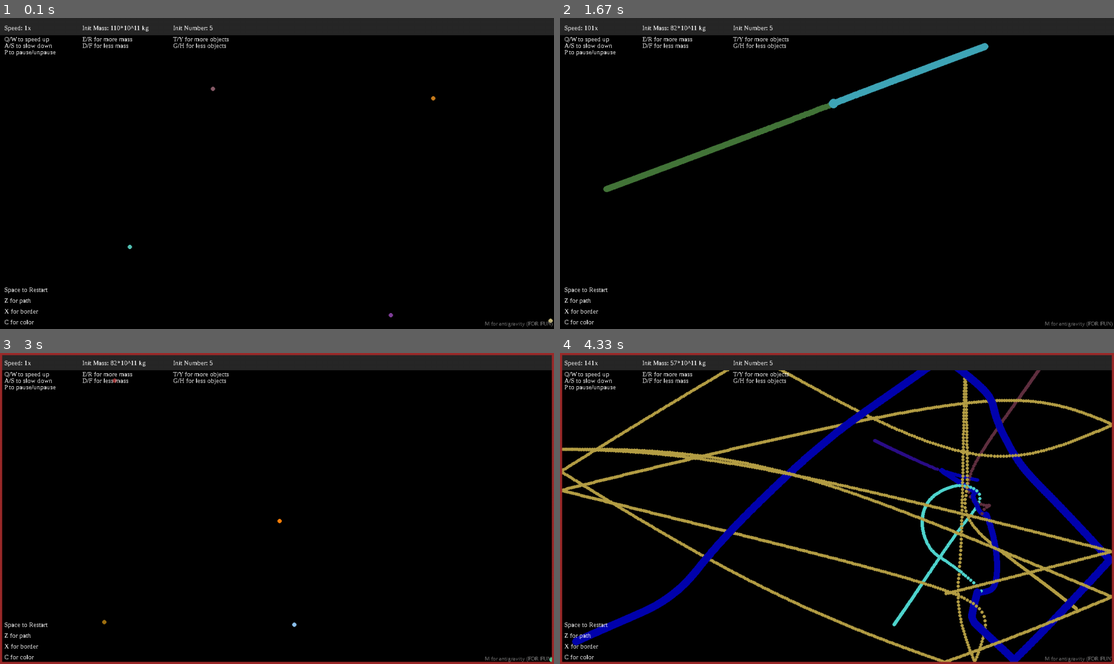
Above: before the commit, frames 1-4 (two rows, left to right).
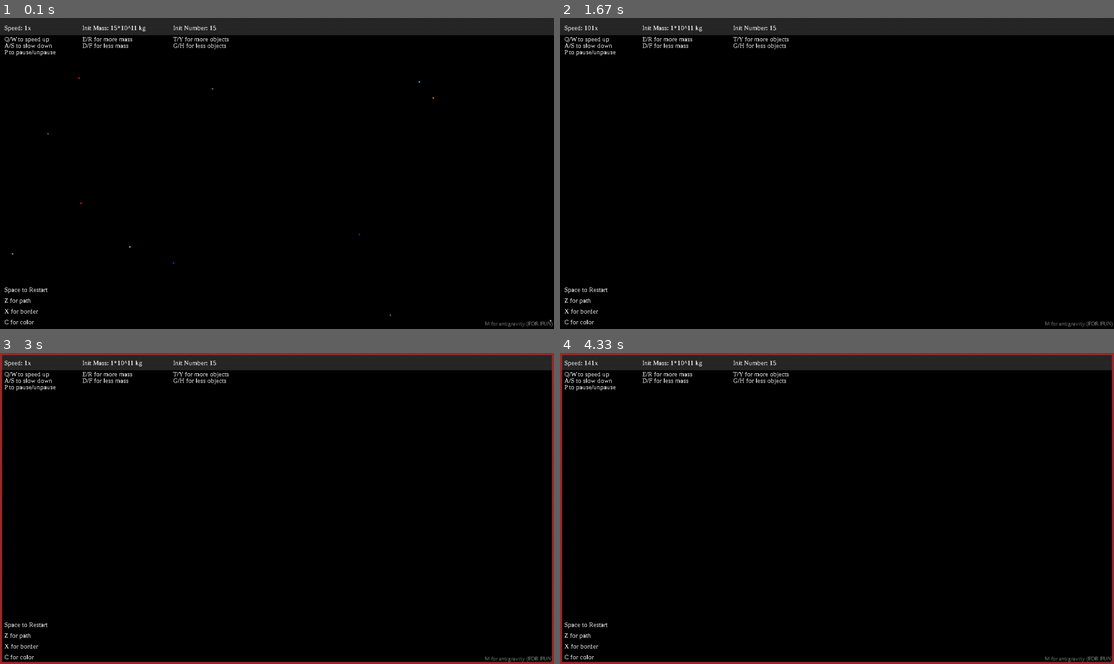
Above: after the commit, the same moments.

Repository: HiDoYa/gravity-simulation
Game: pygame game, started from simulation/main.py
The game is run twice, just before and just after one commit, with the same random seed, the same clock (stepped at 60 frames per second) and the same inputs.
Inputs:
- Up to frame 1 (0.1 s): no input
- Up to frame 2 (1.67 s): hold D 0.33-0.8 s; hold W 0.83-1.13 s; tap Space at 0.9 s; tap Z at 0.98 s
- Up to frame 3 (3 s): tap X at 1.67 s; hold A 2-2.53 s; tap Space at 2.07, 2.37, 2.63, 2.97 s; tap Z at 2.15 s; hold S 2.57-2.87 s; tap Y at 2.72 s; hold A from 2.9 s (still down)
- Up to frame 4 (4.33 s): tap Space at 3.27, 3.4, 3.8, 4.1 s; release A at 3.3 s; hold W 3.33-3.7 s; tap Z at 3.48 s; hold D from 3.73 s (still down); tap Y at 3.88 s

The runs differ from the first frame. In frame 1, 0.1% of the frame differs, in the area x 2-100%, y 2-99%; in frame 2, 1.7%; in frame 3, 0.1%; in frame 4, 13%, in the area x 0-100%, y 2-100%.

Commit message:
Change default

Diff:
--- a/simulation/main.py
+++ b/simulation/main.py
@@ -69,8 +69,8 @@
 
 # Create objects
 objects = []
-number_of_objects = 5
-start_mass = 110
+number_of_objects = 15
+start_mass = 15
 game_speed = 1
 
 # Create border
